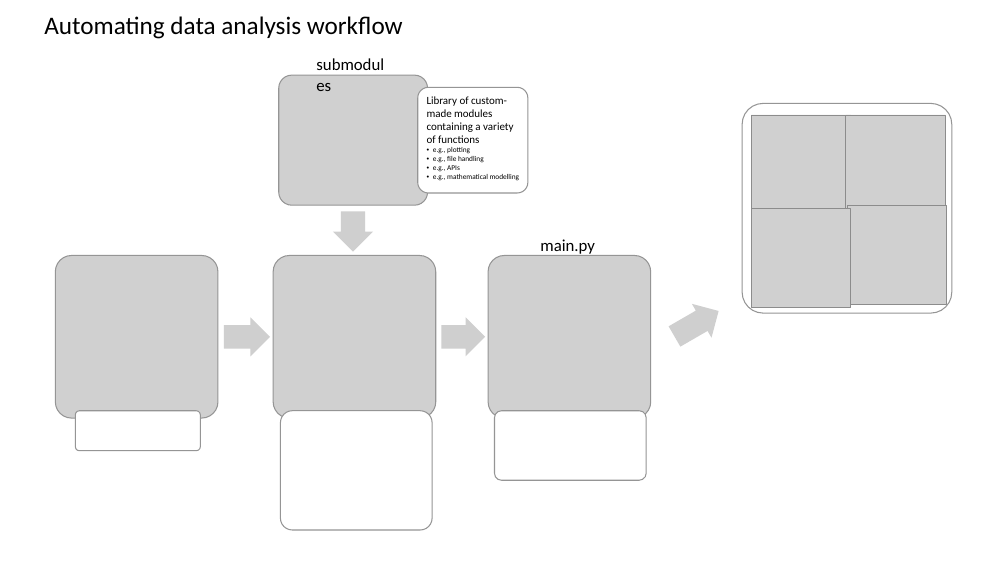
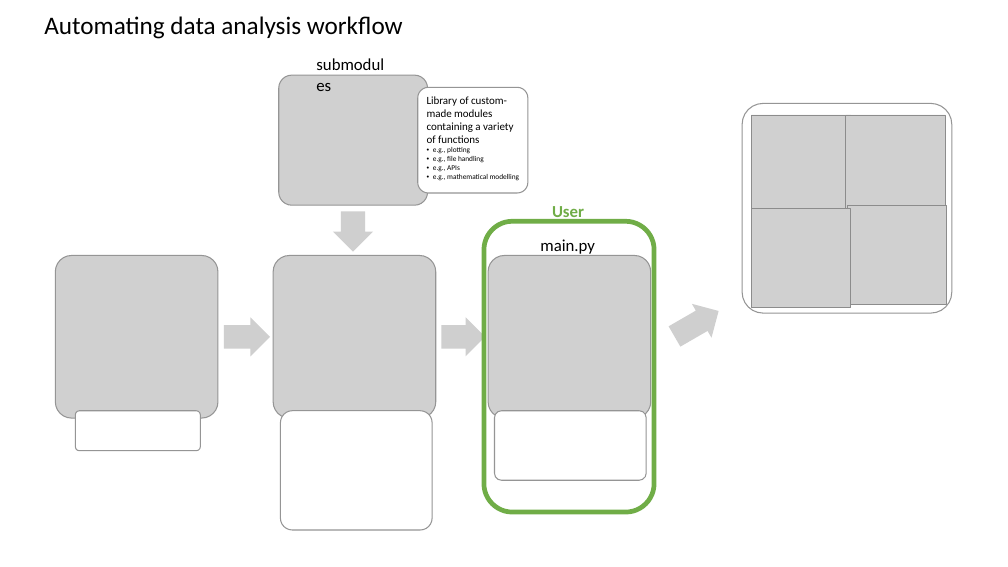
Before and after one commit to celiacailloux/PhD-Data-Analysis, a slide deck: slide 1 of misc/Data_process_workflow.pptx. Drawn at 1008x567 pixels with LibreOffice and Linux fonts; fonts in the diff are those of the drawing; grey boxes stand for pictures. Boxes give left, top, right and bottom in pixels: in the first picture for what was removed or moved away, otherwise in the second. Text is boxed around its words. In the diff, an @@ line names an element or a change of style, - is before the commit and + after.

Commit message:
ppt with data process overview edited

```diff
--- a/misc/Data_process_workflow.pptx
+++ b/misc/Data_process_workflow.pptx
@@ text added at (x1=552, y1=206, x2=584, y2=221), 16 pt, text #70AD47, bold @@
+User
@@ rounded rectangle added at (x1=484, y1=222, x2=654, y2=513), outline #70AD47 4.5 pt @@
```
